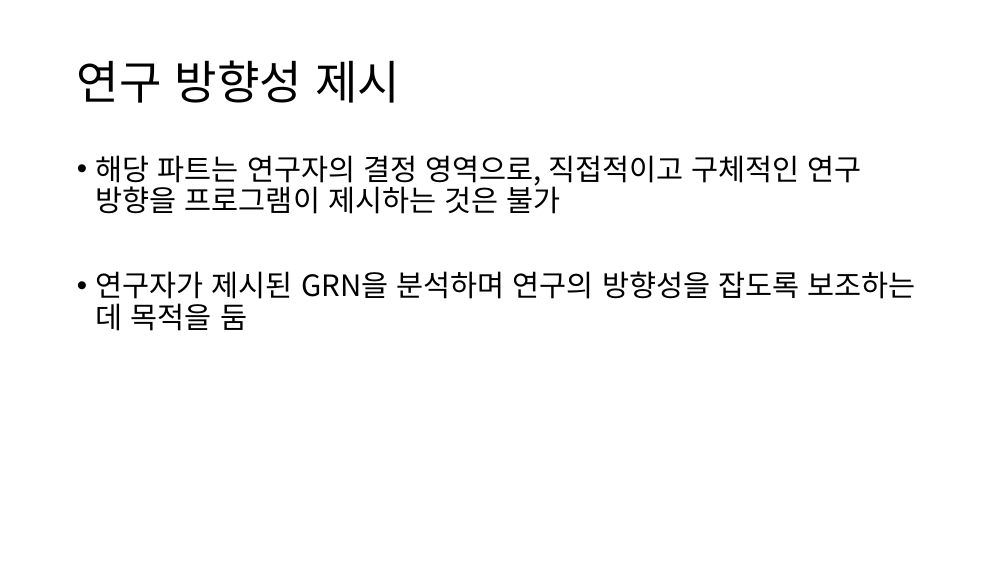
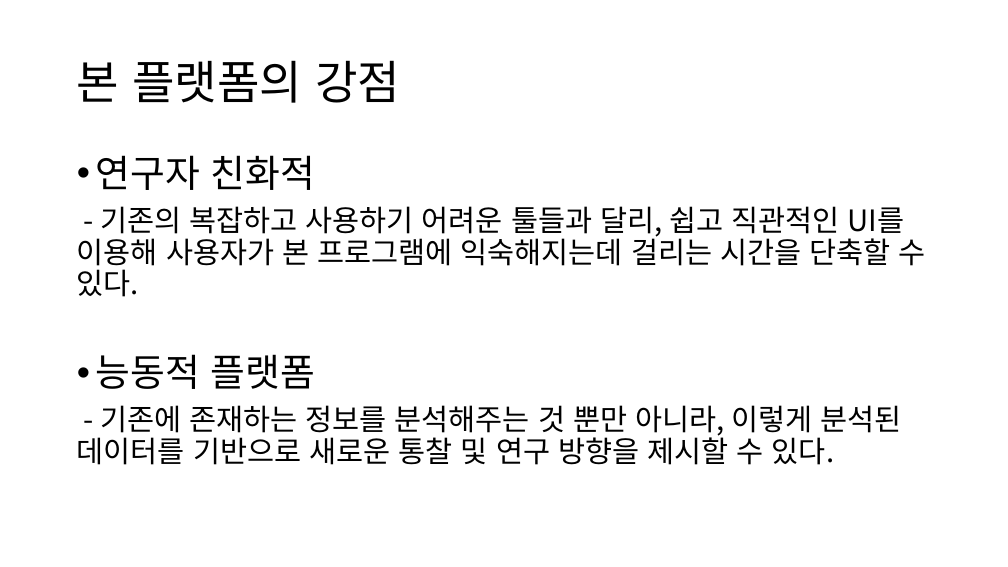
Before and after one commit to summer-121/Genetwork, a slide deck: slide 7 of GeNetwork_Scheme.pptx (slide 8 before the commit). Drawn at 1008x567 pixels with LibreOffice and Linux fonts; fonts in the diff are those of the drawing. Boxes give left, top, right and bottom in pixels: in the first picture for what was removed or moved away, otherwise in the second. Text is boxed around its words. In the diff, an @@ line names an element or a change of style, - is before the commit and + after.

```diff
--- a/GeNetwork_Scheme.pptx
+++ b/GeNetwork_Scheme.pptx
@@ title at (x1=77, y1=60, x2=400, y2=103): text changed @@
-연구 방향성 제시
+본 플랫폼의 강점
@@ text at (x1=77, y1=155, x2=926, y2=465): text changed @@
-• 해당 파트는 연구자의 결정 영역으로, 직접적이고 구체적인 연구 방향을 프로그램이 제시하는 것은 불가
-• 연구자가 제시된 GRN을 분석하며 연구의 방향성을 잡도록 보조하는 데 목적을 둠
+• 연구자 친화적
+- 기존의 복잡하고 사용하기 어려운 툴들과 달리, 쉽고 직관적인 UI를 이용해 사용자가 본 프로그램에 익숙해지는데 걸리는 시간을 단축할 수 있다.
+• 능동적 플랫폼
+- 기존에 존재하는 정보를 분석해주는 것 뿐만 아니라, 이렇게 분석된 데이터를 기반으로 새로운 통찰 및 연구 방향을 제시할 수 있다.
```
Also in this commit, not shown: 6 other slides changed, 2 slides added, 1 slide removed.
